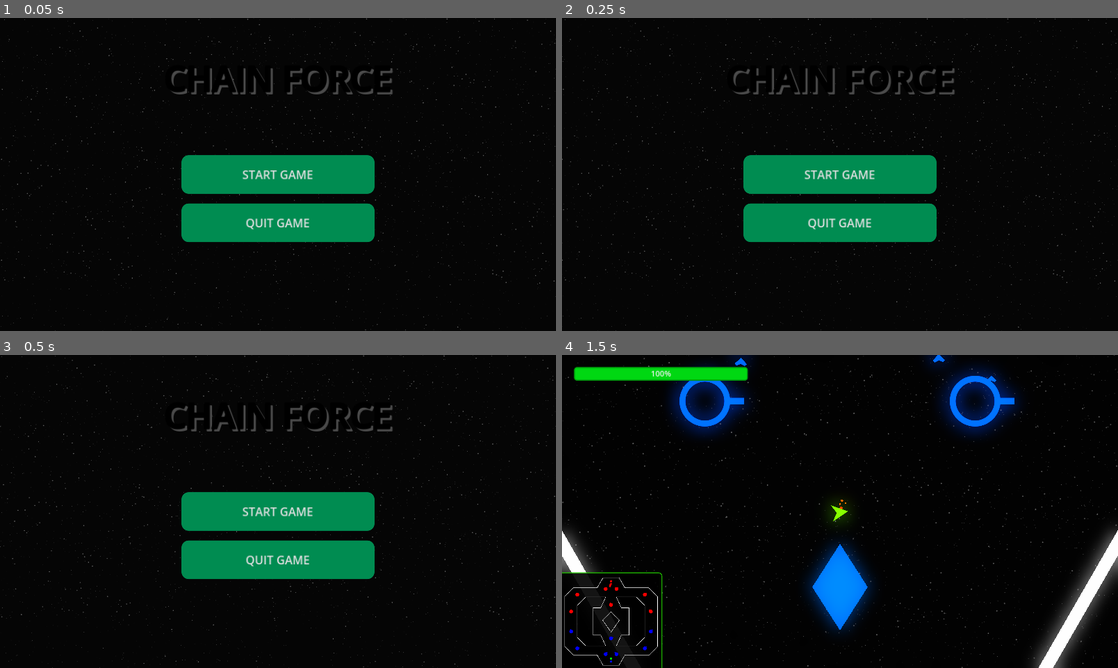
Above: before the commit, frames 1-4 (two rows, left to right).
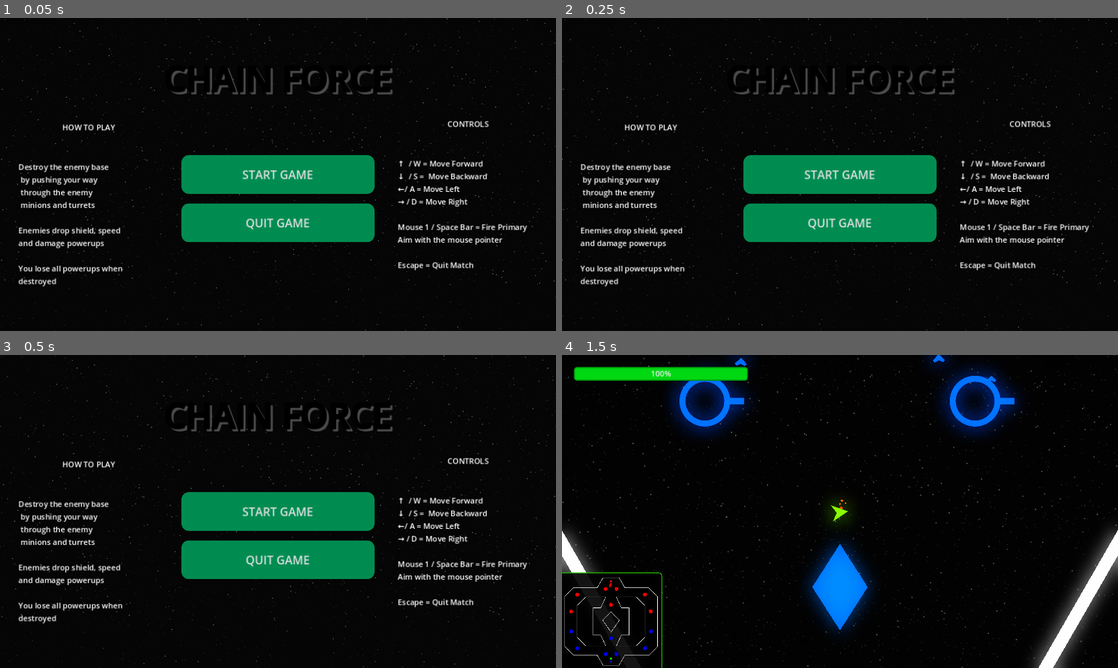
Above: after the commit, the same moments.

Repository: harmony-one/Project-G
Game: Godot game, scene res://Scenes/MainMenu/main_menu.tscn
Two runs of this game, one before a commit and one after it. Both use one fixed random seed, a clock stepped at 60 frames per second and the inputs below.
Inputs (mouse positions are in pixels of both pictures, inside the frame that each line leads up to):
- Up to frame 1 (0.05 s): no input
- Up to frame 2 (0.25 s): no input
- Up to frame 3 (0.5 s): no input
- Up to frame 4 (1.5 s): click "START GAME" at 0.5 s; move the mouse to (962, 495) at 1.27 s; hold D (move_right) from 1.28 s (still down); tap S (decelerate) at 1.35 s

The runs differ from the first frame. In frame 1, 2.9% of the frame differs, in the area x 3-95%, y 32-86%; in frame 2, 2.9%; in frame 3, 2.9%; in frame 4, nothing differs.

Commit message:
add instructions to menu

Diff:
--- a/game/chainforce_alpha/Scenes/MainMenu/main_menu.tscn
+++ b/game/chainforce_alpha/Scenes/MainMenu/main_menu.tscn
@@ -67,6 +67,65 @@
 zoom = Vector2(0.3, 0.3)
 script = ExtResource("2_lbvoc")
 
+[node name="VBoxContainer2" type="VBoxContainer" parent="MainMenu"]
+layout_mode = 0
+offset_left = 38.0
+offset_top = 215.0
+offset_right = 329.0
+offset_bottom = 568.0
+
+[node name="Label" type="Label" parent="MainMenu/VBoxContainer2"]
+layout_mode = 2
+text = "HOW TO PLAY
+
+
+"
+horizontal_alignment = 1
+
+[node name="Label2" type="Label" parent="MainMenu/VBoxContainer2"]
+layout_mode = 2
+text = "Destroy the enemy base
+ by pushing your way
+ through the enemy
+ minions and turrets
+
+Enemies drop shield, speed
+and damage powerups
+
+You lose all powerups when
+destroyed
+
+"
+
+[node name="VBoxContainer3" type="VBoxContainer" parent="MainMenu"]
+offset_left = 824.0
+offset_top = 208.0
+offset_right = 1115.0
+offset_bottom = 561.0
+
+[node name="Label" type="Label" parent="MainMenu/VBoxContainer3"]
+layout_mode = 2
+text = "CONTROLS
+
+
+"
+horizontal_alignment = 1
+
+[node name="Label2" type="Label" parent="MainMenu/VBoxContainer3"]
+layout_mode = 2
+text = "↑  / W = Move Forward
+↓  / S =  Move Backward
+←/ A = Move Left
+→ / D = Move Right
+
+Mouse 1 / Space Bar = Fire Primary
+Aim with the mouse pointer
+
+Escape = Quit Match
+
+"
+justification_flags = 227
+
 [node name="ParallaxBackground" parent="." instance=ExtResource("2_qco3x")]
 
 [connection signal="pressed" from="MainMenu/VBoxContainer/StartButton" to="MainMenu" method="_on_start_button_pressed"]
